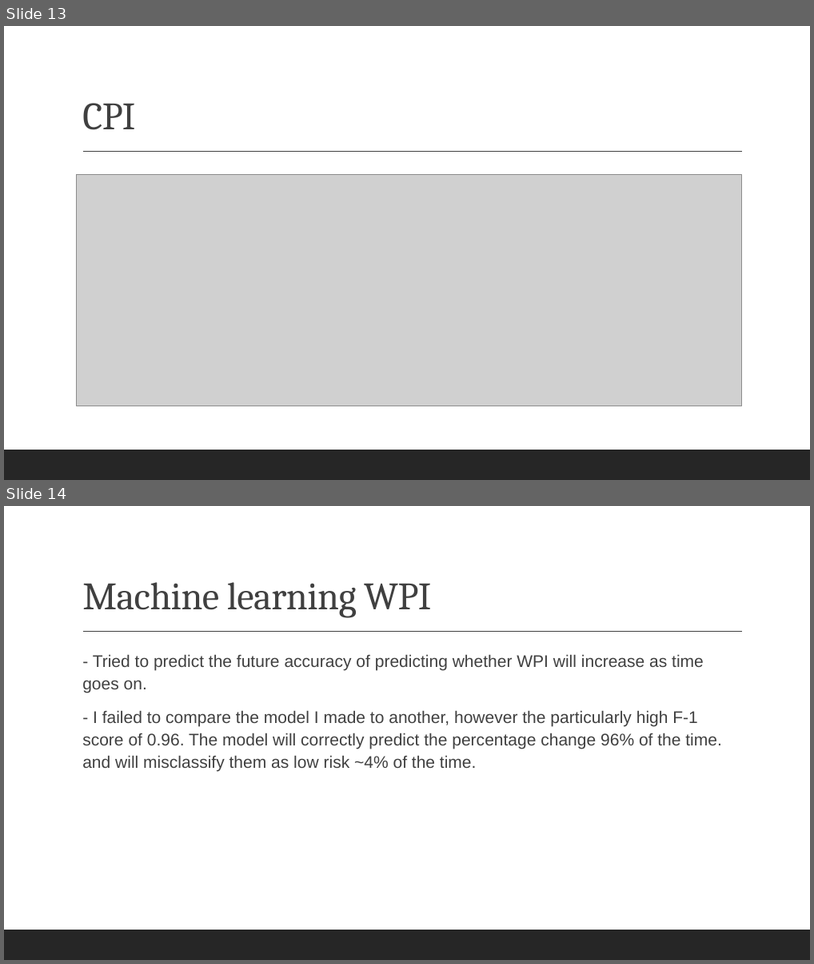
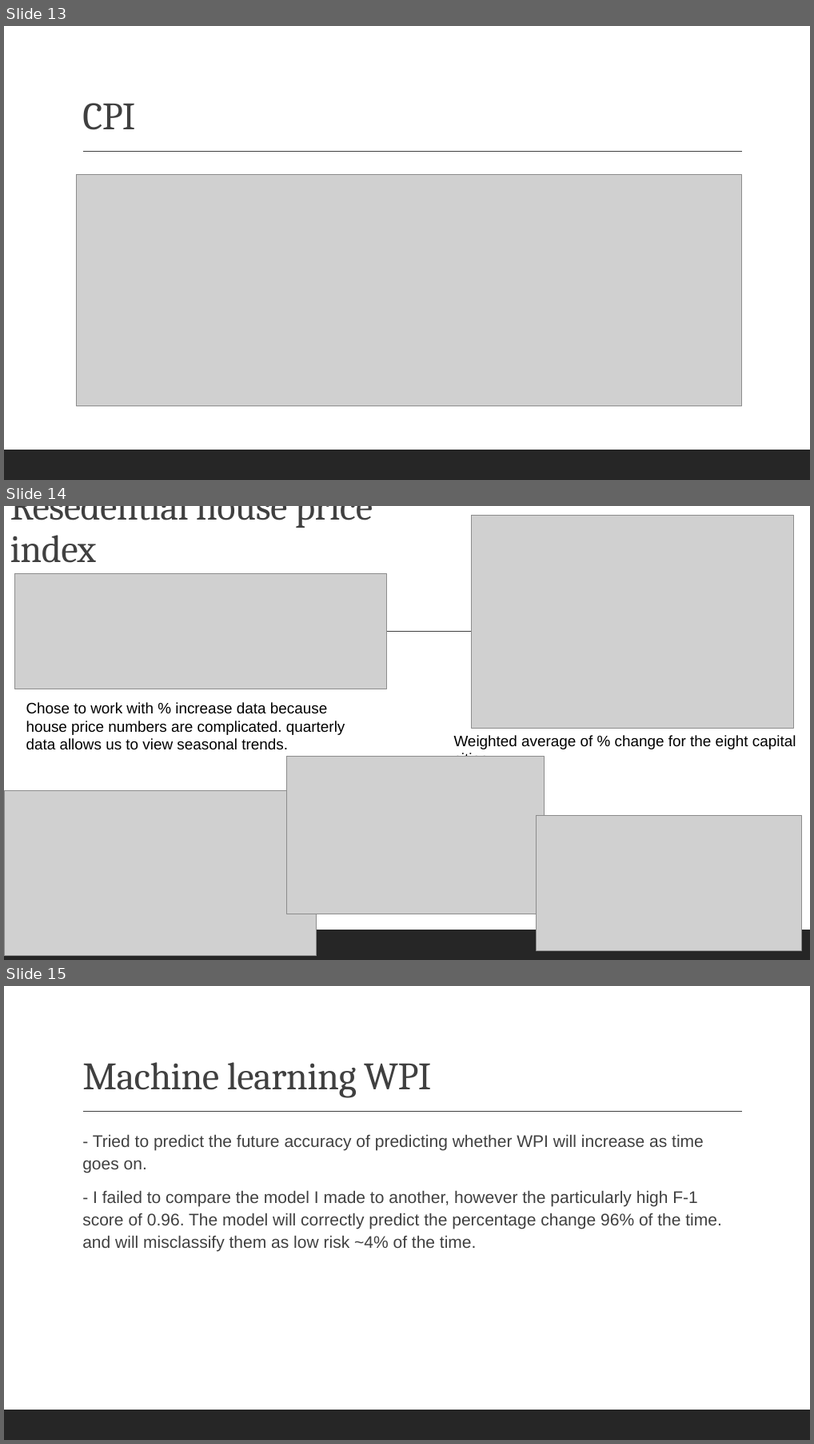
Before and after one commit to richard-allenn/project-4, a slide deck: Project 4.pptx. Shown one above the other, each under a label of ours: slides 13 and 14 before the commit, slides 13, 14 and 15 after it. The pictures are 814x964 and 814x1444 pixels, drawn with LibreOffice and Linux fonts; fonts in the diff are those of the drawing; grey boxes stand for pictures. Boxes give left, top, right and bottom in pixels: in the first picture for what was removed or moved away, otherwise in the second. Text is boxed around its words. In the diff, an @@ line names an element or a change of style, - is before the commit and + after.

```diff
--- a/Project 4.pptx
+++ b/Project 4.pptx
@@ slide 14 added at (x1=4, y1=506, x2=810, y2=960), background #FFFFFF; not listed: 2 template elements that a slide beside it also shows @@
@@ title added at (x1=10, y1=506, x2=373, y2=563), 46 pt, text #404040 @@
+Resedential house price index
@@ picture added at (x1=472, y1=515, x2=794, y2=728) @@
@@ picture added at (x1=14, y1=573, x2=386, y2=688) @@
@@ text added at (x1=26, y1=702, x2=345, y2=750), 18 pt, text #000000 @@
+Chose to work with % increase data because house price numbers are complicated. quarterly data allows us to view seasonal trends.
@@ text added at (x1=454, y1=735, x2=797, y2=756), 18 pt, text #000000 @@
+Weighted average of % change for the eight capital cities
@@ picture added at (x1=287, y1=756, x2=544, y2=914) @@
@@ picture added at (x1=4, y1=791, x2=317, y2=956) @@
@@ picture added at (x1=537, y1=815, x2=802, y2=950) @@
@@ what was slide 14 is now slide 15 @@
```
